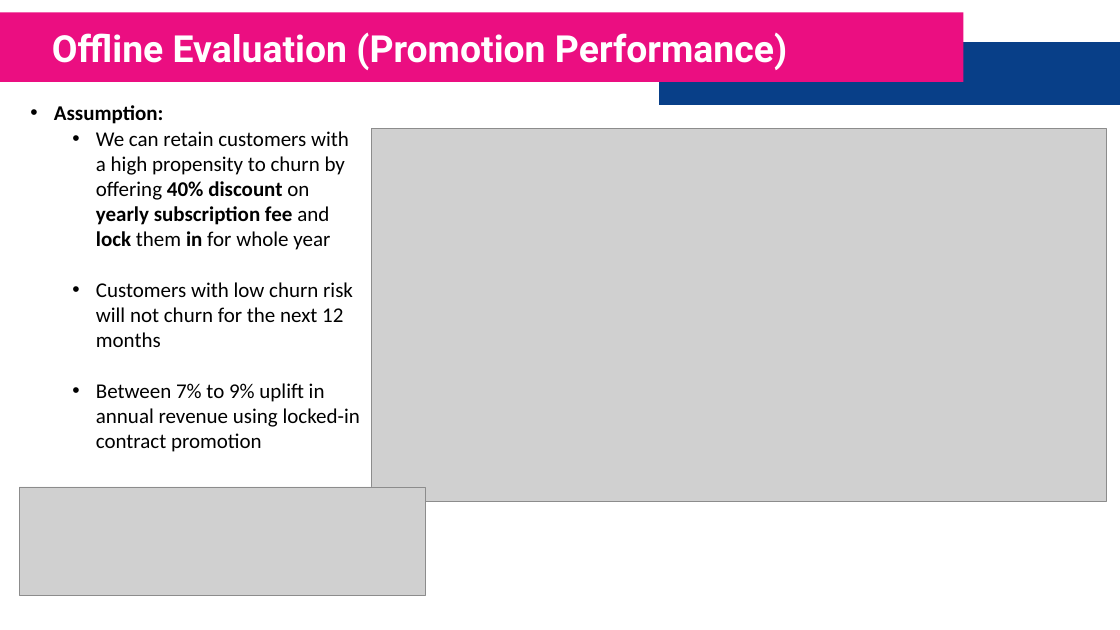
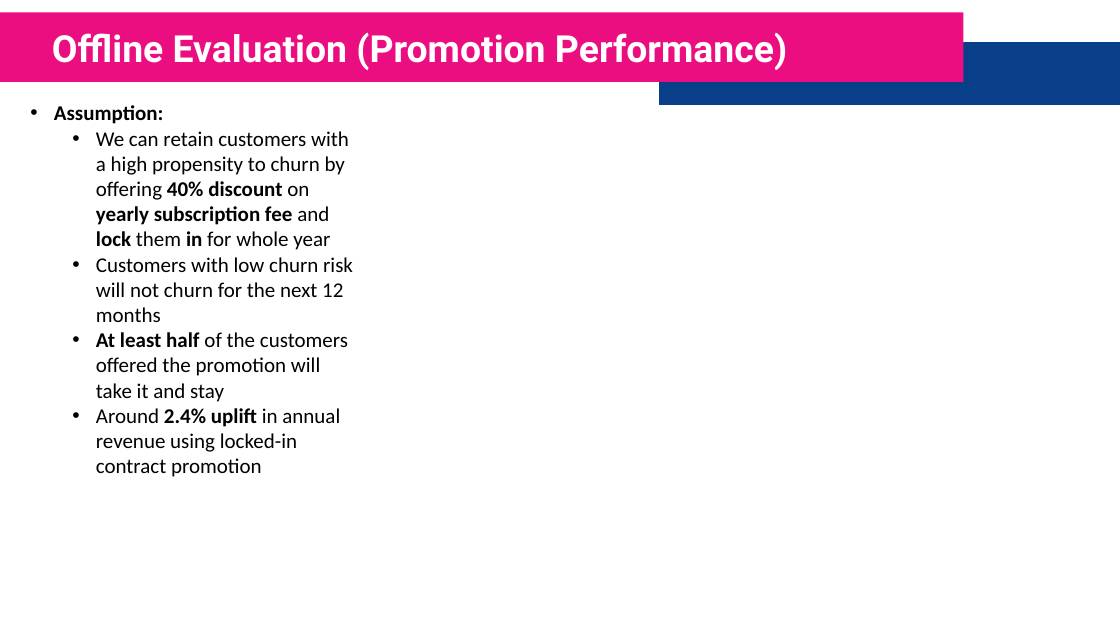
Before and after one commit to FarhadZafari/customer-churn-analysis, a slide deck: slide 12 of Presentation.pptx. Drawn at 1120x630 pixels with LibreOffice and Linux fonts; fonts in the diff are those of the drawing; grey boxes stand for pictures. Boxes give left, top, right and bottom in pixels: in the first picture for what was removed or moved away, otherwise in the second. Text is boxed around its words. In the diff, an @@ line names an element or a change of style, - is before the commit and + after.

```diff
--- a/Presentation.pptx
+++ b/Presentation.pptx
@@ picture removed at <box>372,129,1107,502</box> @@
@@ text at <box>96,332,348,477</box>: text changed @@
-  • Between 7% to 9% uplift in annual revenue using locked-in contract promotion
+  • At least half of the customers offered the promotion will take it and stay
+  • Around 2.4% uplift in annual revenue using locked-in contract promotion
@@ picture removed at <box>19,487,425,596</box> @@
```
Also in this commit, not shown: 1 other slide changed, 1 other file.
